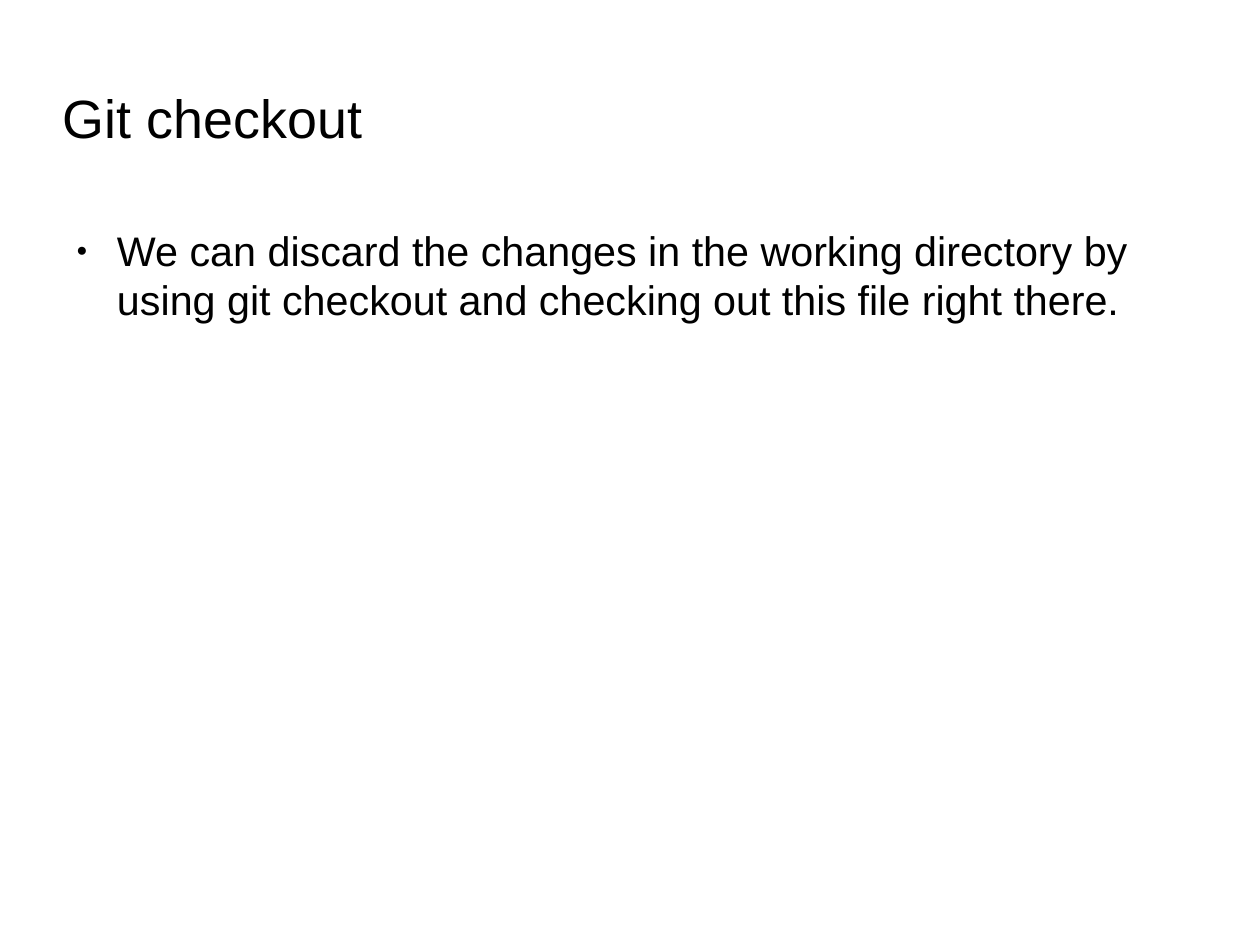
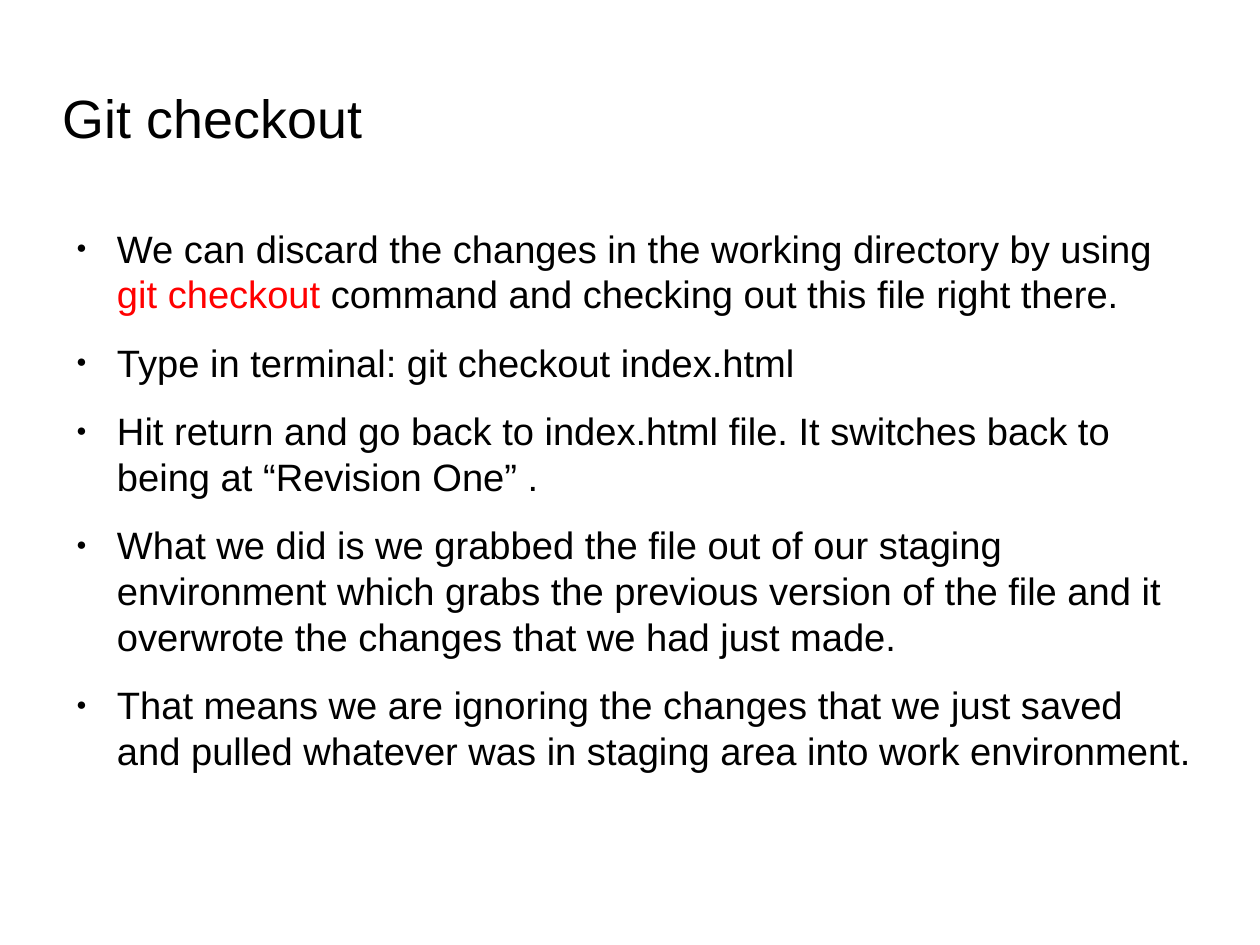
Before and after one commit to anumsh/Learning-Git-and-Github, a slide deck: slide 19 of git_and_GitHub.odp. Drawn at 1260x945 pixels with LibreOffice and Linux fonts; fonts in the diff are those of the drawing; background and template pictures are left out. Boxes give left, top, right and bottom in pixels: in the first picture for what was removed or moved away, otherwise in the second. Text is boxed around its words. In the diff, an @@ line names an element or a change of style, - is before the commit and + after.

Commit message:
feat: Add images and 2 new commands ( unstaging and commiting and logging  a file)

```diff
--- a/git_and_GitHub.odp
+++ b/git_and_GitHub.odp
@@ text at bbox=[117, 235, 1190, 773]: text changed; size 26 to 24.1 pt @@
-● We can discard the changes in the working directory by using git checkout and checking out this file right there.
+● We can discard the changes in the working directory by using git checkout command and checking out this file right there.
+● Type in terminal: git checkout index.html
+● Hit return and go back to index.html file. It switches back to being at “Revision One” .
+● What we did is we grabbed the file out of our staging environment which grabs the previous version of the file and it overwrote the changes that we had just made.
+● That means we are ignoring the changes that we just saved and pulled whatever was in staging area into work environment.
```
Also in this commit, not shown: 9 slides added, 8 other files.
